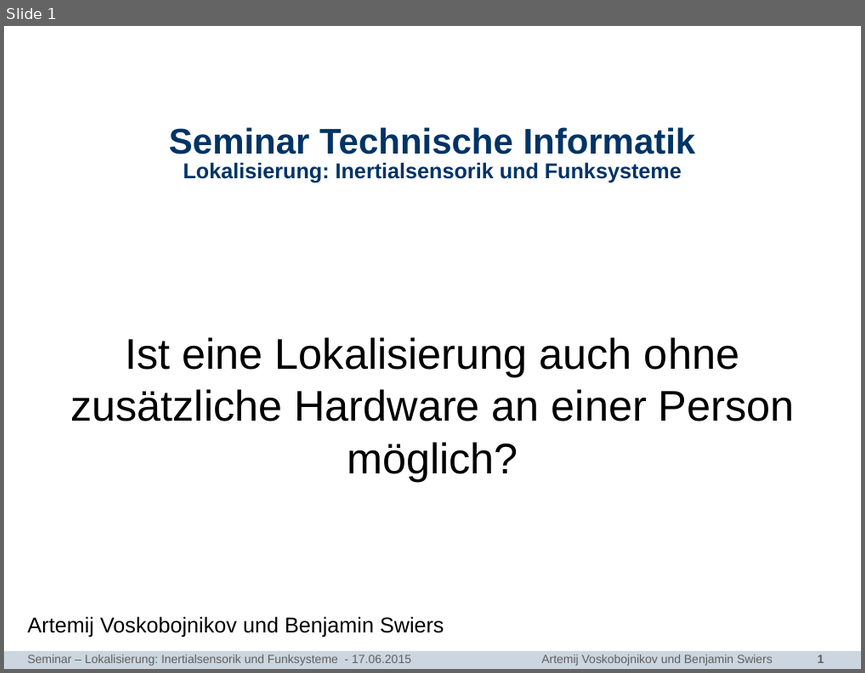
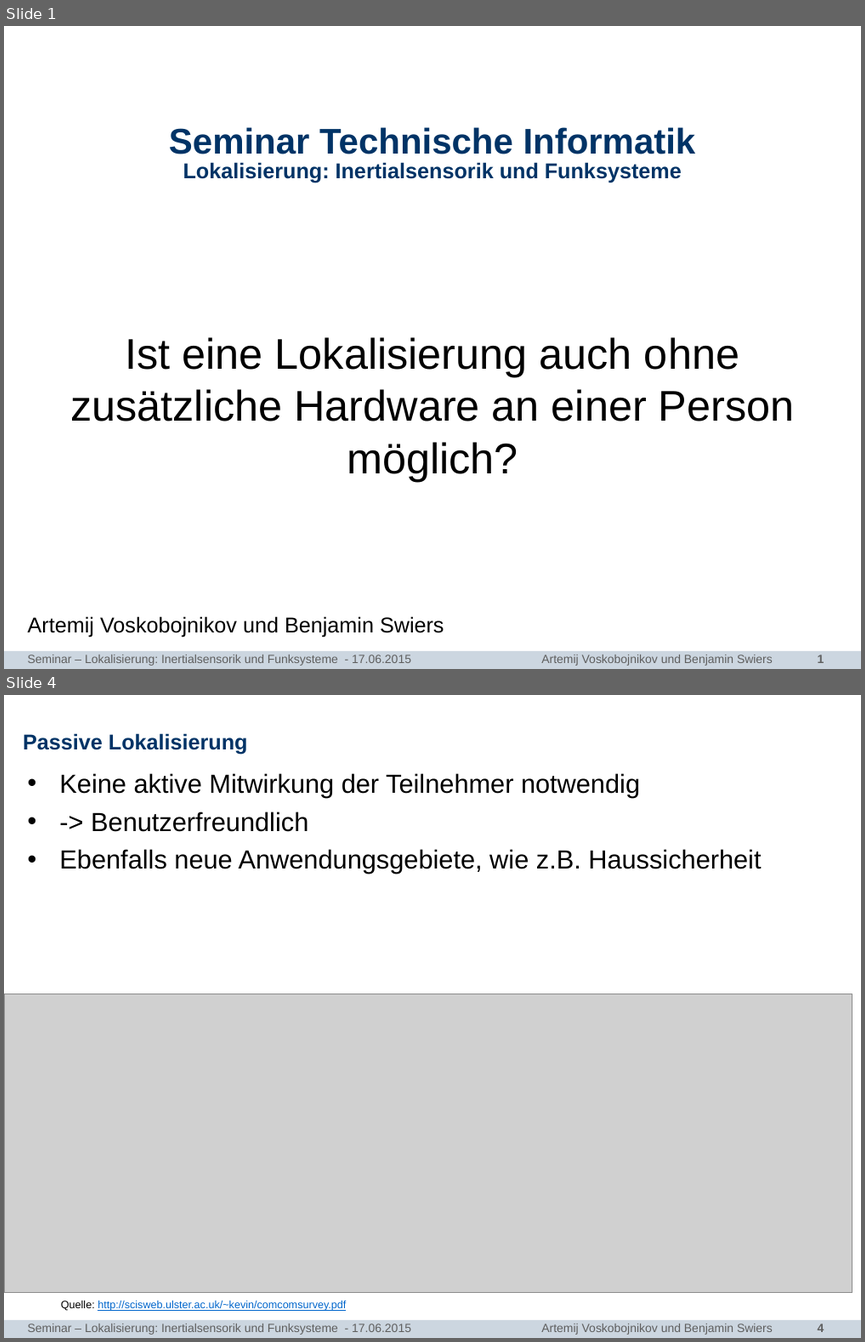
Before and after one commit to bennySwiers/Ausarbeitung-Seminar-TI, a slide deck: Vortrag/Seminar_TI_Sensorlose_Lokalisierung.pptx. Shown one above the other, each under a label of ours: slide 1 before the commit, slides 1 and 4 after it; the slides between them are not shown. The pictures are 865x673 and 865x1342 pixels, drawn with LibreOffice and Linux fonts; fonts in the diff are those of the drawing; grey boxes stand for pictures; background and template pictures are left out. Boxes give left, top, right and bottom in pixels: in the first picture for what was removed or moved away, otherwise in the second. Text is boxed around its words. In the diff, an @@ line names an element or a change of style, - is before the commit and + after.

```diff
--- a/Vortrag/Seminar_TI_Sensorlose_Lokalisierung.pptx
+++ b/Vortrag/Seminar_TI_Sensorlose_Lokalisierung.pptx
@@ slide 4 added at <box>4,695,861,1338</box>, background #FFFFFF; not listed: 2 template elements that a slide beside it also shows @@
@@ title added at <box>23,733,248,754</box>, 18 pt, text #003366, bold @@
+Passive Lokalisierung
@@ text added at <box>59,773,760,1310</box>, 22 pt, text #000000 @@
+• Keine aktive Mitwirkung der Teilnehmer notwendig
+• -> Benutzerfreundlich
+• Ebenfalls neue Anwendungsgebiete, wie z.B. Haussicherheit
+  Quelle: http://scisweb.ulster.ac.uk/~kevin/comcomsurvey.pdf
@@ picture added at <box>4,994,852,1293</box> @@
@@ text added at <box>28,1323,772,1334</box>, 10 pt, text #5F5F5F @@
+Seminar – Lokalisierung: Inertialsensorik und Funksysteme - 17.06.2015 Artemij Voskobojnikov und Benjamin Swiers
```
Also in this commit, not shown: 8 slides changed, 5 other slides added.
